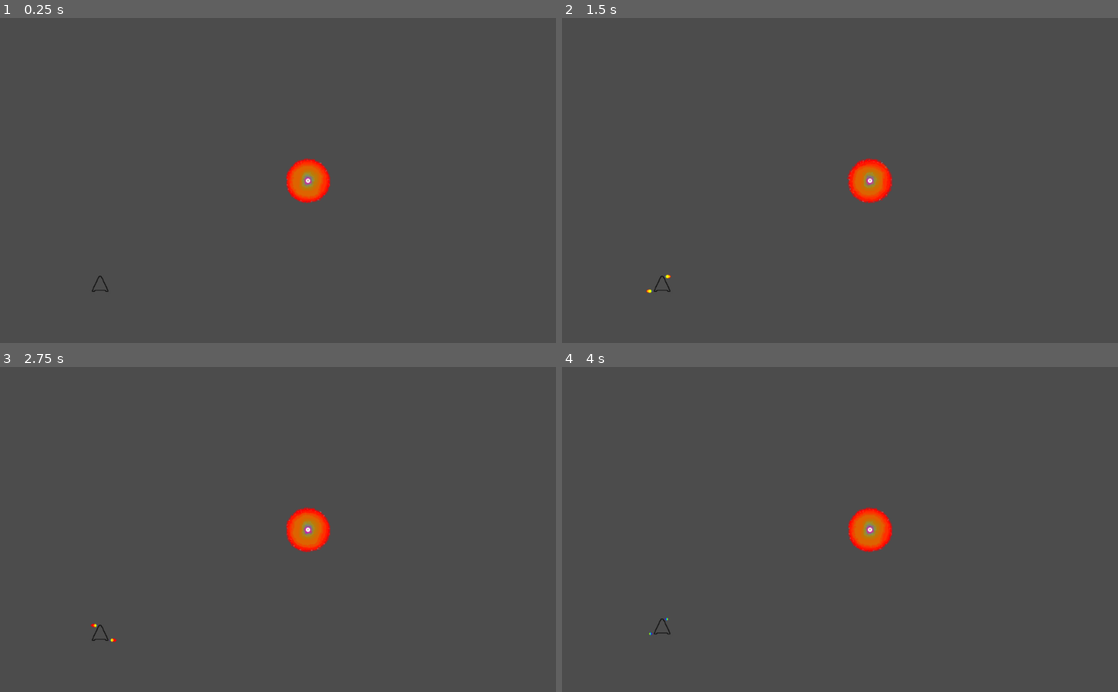
Above: before the commit, frames 1-4 (two rows, left to right).
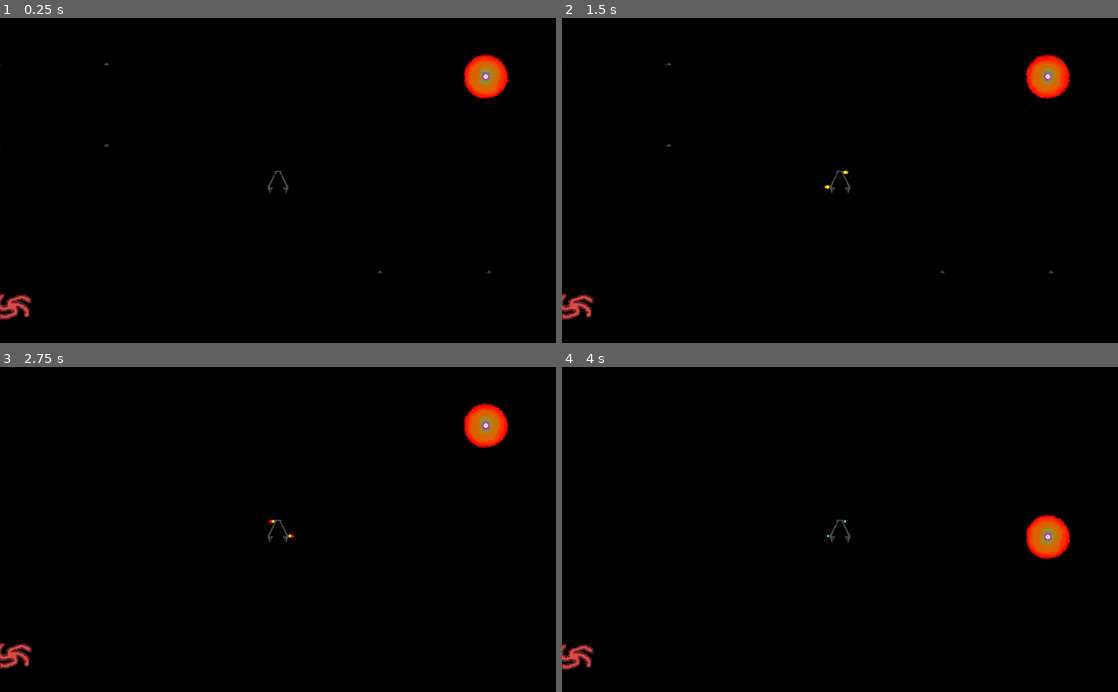
Above: after the commit, the same moments.

Repository: 8Mobius8/NuttySpace
Game: Godot game, scene res://Main.tscn
The game is run twice, just before and just after one commit, with the same random seed, the same clock (stepped at 60 frames per second) and the same inputs.
Inputs:
- Up to frame 1 (0.25 s): no input
- Up to frame 2 (1.5 s): tap Enter at 0.5 s; hold Right (ui_right) 0.53-1.28 s; tap Space at 1.25 s; hold Left (ui_left) from 1.28 s (still down)
- Up to frame 3 (2.75 s): tap Enter at 2 s; release Left (ui_left) at 2.03 s; hold Right (ui_right) from 2.03 s (still down)
- Up to frame 4 (4 s): tap Space at 2.75 s; release Right (ui_right) at 2.78 s; hold Up (ui_up) 2.78-3.53 s; hold Left (ui_left) from 3.53 s (still down)

The runs differ from the first frame. In frame 1, 100% of the frame differs, in the area x 0-100%, y 0-100%; in frame 2, 100%; in frame 3, 100%; in frame 4, 100%.

Commit message:
Parallax Space background

Diff:
--- a/Main.tscn
+++ b/Main.tscn
@@ -1,7 +1,8 @@
-[gd_scene load_steps=3 format=2]
+[gd_scene load_steps=4 format=2]
 
 [ext_resource path="res://Star.tscn" type="PackedScene" id=1]
 [ext_resource path="res://Ship.tscn" type="PackedScene" id=2]
+[ext_resource path="res://SpaceBackground.tscn" type="PackedScene" id=3]
 
 [node name="Main" type="Node"]
 
@@ -10,3 +11,6 @@
 
 [node name="Ship" parent="." instance=ExtResource( 2 )]
 position = Vector2( 184.431, 492.258 )
+thruster_magnitude = 300
+
+[node name="SpaceBackground" parent="." instance=ExtResource( 3 )]
--- a/Ship.gd
+++ b/Ship.gd
@@ -1,6 +1,6 @@
 extends RigidBody2D
 
-export var thruster_magnitude = 20
+export var thruster_magnitude = 350
 export var rthruster_magnitude = 1000
 var screen_size
 
--- a/Ship.tscn
+++ b/Ship.tscn
@@ -96,3 +96,8 @@
 position = Vector2( -0.085691, 3.01547 )
 scale = Vector2( 3, 3.5 )
 shape = SubResource( 2 )
+
+[node name="Camera2D" type="Camera2D" parent="."]
+current = true
+drag_margin_h_enabled = false
+drag_margin_v_enabled = false
--- /dev/null
+++ b/SpaceBackground.tscn
@@ -0,0 +1,69 @@
+[gd_scene load_steps=5 format=2]
+
+[ext_resource path="res://Twinkle.tres" type="Texture" id=1]
+[ext_resource path="res://art/Galaxy.png" type="Texture" id=2]
+
+[sub_resource type="NoiseTexture" id=1]
+flags = 5
+
+[sub_resource type="TileSet" id=2]
+0/name = "Twinkle.tres 0"
+0/texture = ExtResource( 1 )
+0/tex_offset = Vector2( 0, 0 )
+0/modulate = Color( 1, 1, 1, 1 )
+0/region = Rect2( 0, 0, 128, 128 )
+0/tile_mode = 1
+0/autotile/bitmask_mode = 0
+0/autotile/bitmask_flags = [  ]
+0/autotile/icon_coordinate = Vector2( 0, 0 )
+0/autotile/tile_size = Vector2( 32, 32 )
+0/autotile/spacing = 0
+0/autotile/occluder_map = [  ]
+0/autotile/navpoly_map = [  ]
+0/autotile/priority_map = [  ]
+0/autotile/z_index_map = [  ]
+0/occluder_offset = Vector2( 0, 0 )
+0/navigation_offset = Vector2( 0, 0 )
+0/shapes = [ {
+"autotile_coord": Vector2( 0, 0 ),
+"one_way": false,
+"one_way_margin": 1.0,
+"shape": null,
+"shape_transform": Transform2D( 1, 0, 0, 1, 0, 0 )
+} ]
+0/z_index = 0
+
+[node name="SpaceBackground" type="ParallaxBackground"]
+
+[node name="Sprite" type="Sprite" parent="."]
+position = Vector2( 512.481, 308.518 )
+scale = Vector2( 2.11638, 1.33873 )
+z_index = -4
+texture = SubResource( 1 )
+
+[node name="Floaties" type="ParallaxLayer" parent="."]
+z_index = -1
+motion_mirroring = Vector2( 100, 100 )
+
+[node name="Twinkles" type="ParallaxLayer" parent="."]
+z_index = -1
+motion_scale = Vector2( 0.2, 0.2 )
+motion_offset = Vector2( 150, 150 )
+motion_mirroring = Vector2( 200, 150 )
+
+[node name="TileMap" type="TileMap" parent="Twinkles"]
+position = Vector2( 148.326, 153.383 )
+tile_set = SubResource( 2 )
+format = 1
+tile_data = PoolIntArray( 0, 0, 0, 393227, 0, 0 )
+
+[node name="Galaxies" type="ParallaxLayer" parent="."]
+position = Vector2( 402.781, 406.46 )
+z_index = -2
+motion_scale = Vector2( 0.01, 0.01 )
+motion_mirroring = Vector2( 800, 800 )
+
+[node name="Sprite" type="Sprite" parent="Galaxies"]
+position = Vector2( -154.643, -232.839 )
+texture = ExtResource( 2 )
+centered = false
--- /dev/null
+++ b/Twinkle.tres
@@ -0,0 +1,23 @@
+[gd_resource type="AnimatedTexture" load_steps=7 format=2]
+
+[ext_resource path="res://art/Twinkle_0.png" type="Texture" id=1]
+[ext_resource path="res://art/Twinkle_1.png" type="Texture" id=2]
+[ext_resource path="res://art/Twinkle_2.png" type="Texture" id=3]
+[ext_resource path="res://art/Twinkle_3.png" type="Texture" id=4]
+[ext_resource path="res://art/Twinkle_4.png" type="Texture" id=5]
+[ext_resource path="res://art/Twinkle_5.png" type="Texture" id=6]
+
+[resource]
+flags = 4
+frames = 6
+frame_0/texture = ExtResource( 1 )
+frame_1/texture = ExtResource( 2 )
+frame_1/delay_sec = 0.0
+frame_2/texture = ExtResource( 3 )
+frame_2/delay_sec = 0.0
+frame_3/texture = ExtResource( 4 )
+frame_3/delay_sec = 0.0
+frame_4/texture = ExtResource( 5 )
+frame_4/delay_sec = 0.0
+frame_5/texture = ExtResource( 6 )
+frame_5/delay_sec = 0.0
--- a/Universe.tscn
+++ /dev/null
@@ -1,3 +0,0 @@
-[gd_scene format=2]
-
-[node name="Universe" type="ParallaxBackground"]
Not shown, added: art/Background.png.import
Binary file added: art/Galaxy.png
Not shown, added: art/Galaxy.png.import
Binary file added: art/Twinkle_0.png
Not shown, added: art/Twinkle_0.png.import
Binary file added: art/Twinkle_1.png
Not shown, added: art/Twinkle_1.png.import
Binary file added: art/Twinkle_2.png
Not shown, added: art/Twinkle_2.png.import
Binary file added: art/Twinkle_3.png
Not shown, added: art/Twinkle_3.png.import
Binary file added: art/Twinkle_4.png
(and 6 more such lines)
